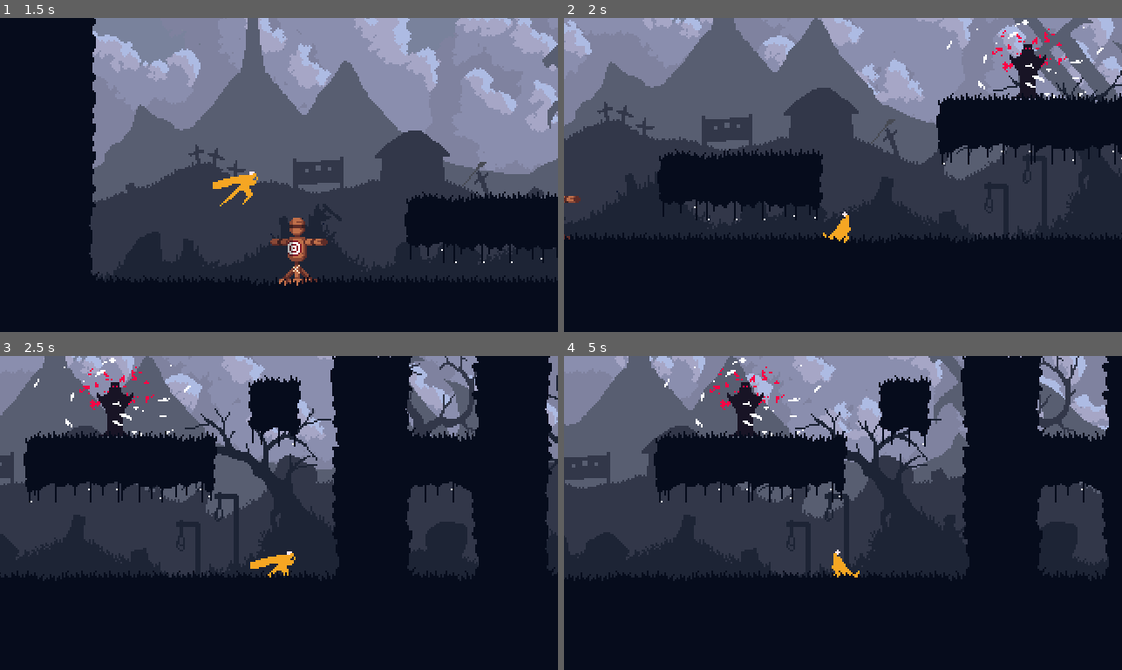
Above: before the commit, frames 1-4 (two rows, left to right).
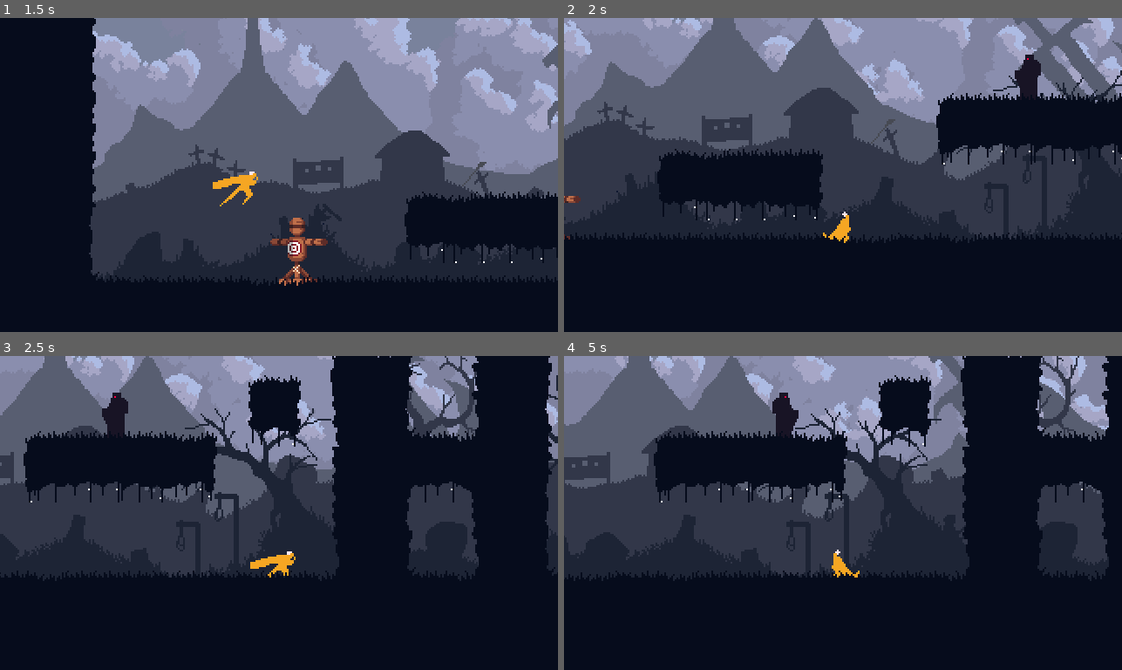
Above: after the commit, the same moments.

Repository: petrik33/bsu-action-platformer
Game: Godot game, scene res://scene/game.tscn
Two runs of this game, one before a commit and one after it. Both use one fixed random seed, a clock stepped at 60 frames per second and the inputs below.
Inputs (mouse positions are in pixels of both pictures, inside the frame that each line leads up to):
- Up to frame 1 (1.5 s): move the mouse to (401, 159) at 0.52 s; hold D (right) from 0.53 s (still down); click (401, 159) at 0.6 s; tap Space (jump) at 0.77 s; move the mouse to (167, 190) at 1.27 s; tap Shift (roll) at 1.35 s
- Up to frame 2 (2 s): keep holding D (right); tap Space (jump) at 1.52 s
- Up to frame 3 (2.5 s): move the mouse to (334, 443) at 2.02 s; release D (right) at 2.03 s; hold A (left) from 2.03 s (still down); tap C (sprint) at 2.1 s
- Up to frame 4 (5 s): move the mouse to (815, 575) at 2.77 s; release A (left) at 2.78 s; hold D (right) 2.78-4.28 s; tap Z (walk) at 2.85 s; tap Space (jump) at 3.02, 3.77, 4.52 s; move the mouse to (1010, 560) at 3.52 s; click (1010, 560) at 3.6 s; move the mouse to (675, 465) at 4.27 s; hold A (left) from 4.28 s (still down); tap Shift (roll) at 4.35 s

Frame 1 is identical in both runs. In frame 2, 0.6% of the frame differs, in the area x 68-97%, y 0-27%; in frame 3, 0.6%; in frame 4, 1.3%, in the area x 17-47%, y 0-27%.
Error before the commit: Parse Error: Expected indented block after lambda declaration. (res://script/enemy.gd:23)
Error after the commit: Invalid type in function 'move_toward' in base 'Vector2'. Cannot convert argument 1 from float to Vector2. (res://script/physics/steering.gd:40)

Commit message:
fix enemy script

Diff:
--- a/script/enemy.gd
+++ b/script/enemy.gd
@@ -20,7 +20,7 @@
 func _process(delta: float) -> void:
 	state_machine.process(delta)
 
-	func _physics_process(delta: float) -> void:
+func _physics_process(delta: float) -> void:
 	if gravity:
 		gravity.apply(delta)
 
